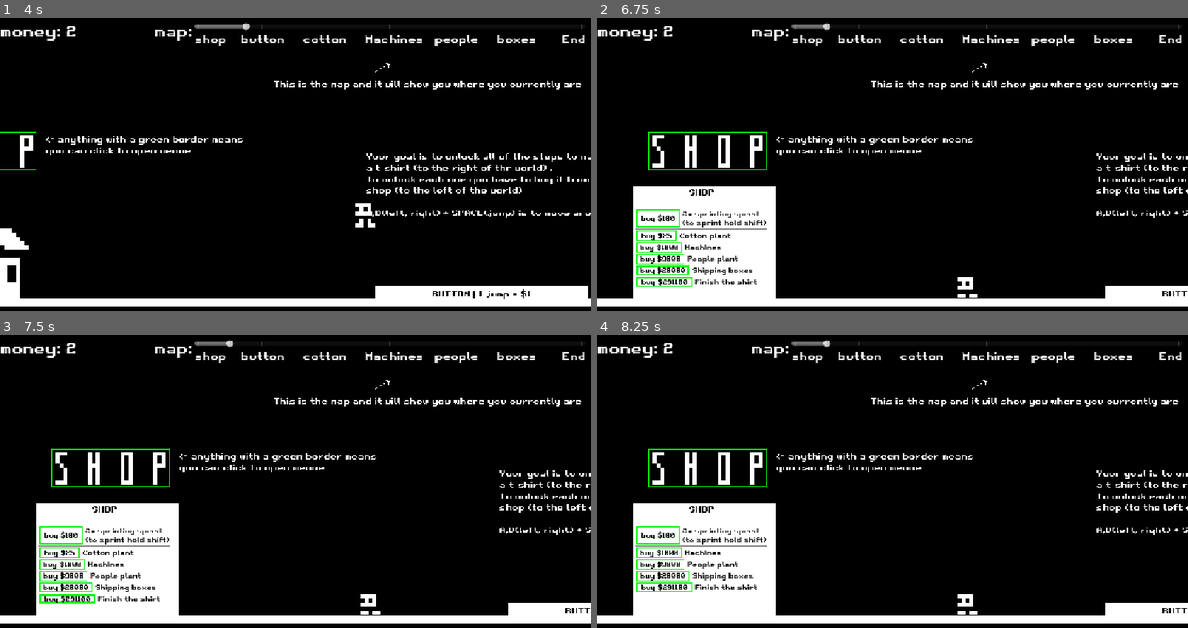
Above: before the commit, frames 1-4 (two rows, left to right).
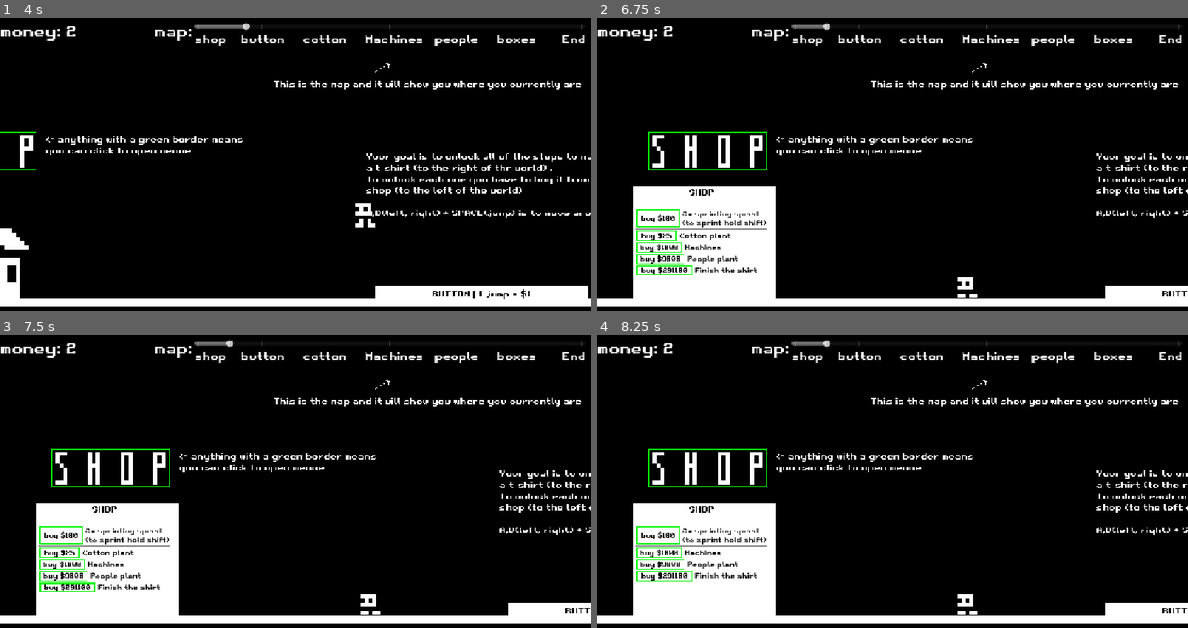
Above: after the commit, the same moments.

Repository: simonM-b/world-history-midterm
Game: Godot game, scene res://scene + script/main.tscn
Same seed, same stepped clock (60 frames per second), same inputs: the game is played once before the commit and once after it.
Inputs (mouse positions are in pixels of both pictures, inside the frame that each line leads up to):
- Up to frame 1 (4 s): tap Enter (ui_accept) every 0.75 s from 0.5 to 3.5 s; move the mouse to (265, 249) at 0.52 s; hold Right (right) 0.53-2.03 s; click (265, 249) at 0.67 s; tap Space (jump) at 0.77, 1.52, 3.02, 3.77 s; move the mouse to (472, 231) at 1.27 s; click (472, 231) at 1.42 s; move the mouse to (118, 132) at 2.02 s; hold A (left) from 2.03 s (still down); click (118, 132) at 2.17 s; move the mouse to (325, 182) at 2.77 s; click (325, 182) at 2.92 s; move the mouse to (206, 100) at 3.52 s; click (206, 100) at 3.67 s
- Up to frame 2 (6.75 s): tap = (debugrestrat, bound only after the commit) at 4.15 s; release A (left) at 4.25 s; click (650, 149) at 4.25 s; click "buy $100" at 5 s; click "buy $9000" at 5.75 s; click "buy $20000" at 6.5 s
- Up to frame 3 (7.5 s): click "buy $291100" at 7.25 s
- Up to frame 4 (8.25 s): click "buy $25" at 8 s

Frame 1 is identical in both runs. In frame 2, 0.5% of the frame differs, in the area x 6-28%, y 84-92%; in frame 3, 0.5%; in frame 4, 0.5%.

Commit message:
started to work on the boxes minigame

Diff:
--- a/GLOBAL.gd
+++ b/GLOBAL.gd
@@ -13,6 +13,7 @@
 var cotton = false
 var machon = false
 var machBought = false
+var boxes = false
 
 # Called when the node enters the scene tree for the first time.
 func _ready() -> void:
--- a/project.godot
+++ b/project.godot
@@ -47,6 +47,11 @@
 , Object(InputEventKey,"resource_local_to_scene":false,"resource_name":"","device":-1,"window_id":0,"alt_pressed":false …(186 unchanged characters)…
 ]
 }
+debugrestrat={
+"deadzone": 0.2,
+"events": [Object(InputEventKey,"resource_local_to_scene":false,"resource_name":"","device":-1,"window_id":0,"alt_pressed":false,"shift_pressed":false,"ctrl_pressed":false,"meta_pressed":false,"pressed":false,"keycode":0,"physical_keycode":61,"key_label":0,"unicode":61,"location":0,"echo":false,"script":null)
+]
+}
 
 [rendering]
 
--- a/scene + script/block rigid.tscn
+++ b/scene + script/block rigid.tscn
@@ -9,6 +9,22 @@
 [sub_resource type="RectangleShape2D" id="RectangleShape2D_g5lyw"]
 size = Vector2(123, 34)
 
+[sub_resource type="StyleBoxFlat" id="StyleBoxFlat_5vp2w"]
+bg_color = Color(0.6, 0.6, 0.6, 0)
+border_width_left = 2
+border_width_top = 2
+border_width_right = 2
+border_width_bottom = 2
+border_color = Color(0.8, 0.8, 0.16078432, 1)
+
+[sub_resource type="StyleBoxFlat" id="StyleBoxFlat_g5lyw"]
+bg_color = Color(0.6, 0.6, 0.6, 0)
+border_width_left = 4
+border_width_top = 4
+border_width_right = 4
+border_width_bottom = 4
+border_color = Color(0.8, 0.8, 0.16078432, 1)
+
 [node name="RigidBody2D" type="RigidBody2D" groups=["pickable"]]
 collision_layer = 2
 collision_mask = 2
@@ -17,14 +33,37 @@
 
 [node name="ColorRect" type="ColorRect" parent="."]
 material = SubResource("ShaderMaterial_5vp2w")
-offset_left = 62.0
+anchors_preset = 8
+anchor_left = 0.5
+anchor_top = 0.5
+anchor_right = 0.5
+anchor_bottom = 0.5
+offset_left = 61.511303
 offset_top = -17.0
-offset_right = 95.995445
-offset_bottom = 106.32127
+offset_right = 95.50675
+offset_bottom = 106.01226
+grow_horizontal = 2
+grow_vertical = 2
 rotation = 1.5707964
+size_flags_horizontal = 4
+size_flags_vertical = 4
 mouse_filter = 2
 
 [node name="CollisionShape2D" type="CollisionShape2D" parent="."]
 shape = SubResource("RectangleShape2D_g5lyw")
+debug_color = Color(0, 0.6, 0.69803923, 0)
+
+[node name="Button" type="Button" parent="."]
+layout_direction = 2
+offset_left = -61.0
+offset_top = -17.0
+offset_right = 62.0
+offset_bottom = 17.0
+mouse_filter = 1
+theme_override_styles/normal = SubResource("StyleBoxFlat_5vp2w")
+theme_override_styles/pressed = SubResource("StyleBoxFlat_5vp2w")
+theme_override_styles/hover = SubResource("StyleBoxFlat_g5lyw")
+theme_override_styles/disabled = SubResource("StyleBoxFlat_5vp2w")
+theme_override_styles/focus = SubResource("StyleBoxFlat_5vp2w")
 
 [connection signal="input_event" from="." to="." method="_on_input_event"]
--- a/scene + script/block.tres
+++ b/scene + script/block.tres
@@ -1,6 +1,7 @@
 [gd_resource type="VisualShader" load_steps=4 format=3 uid="uid://dowa4y86bafy2"]
 
 [sub_resource type="Gradient" id="Gradient_26lgl"]
+interpolation_color_space = 2
 colors = PackedColorArray(1, 1, 1, 1, 0, 0, 0, 1)
 
 [sub_resource type="GradientTexture1D" id="GradientTexture1D_pw6s4"]
@@ -23,7 +24,7 @@
 
 
 // Output:0
-	COLOR.rgb = vec3(n_out2p0.xyz);
+	COLOR.a = n_out2p0.x;
 
 
 }
@@ -33,4 +34,4 @@
 nodes/vertex/0/position = Vector2(560, 180)
 nodes/vertex/2/node = SubResource("VisualShaderNodeTexture_26lgl")
 nodes/vertex/2/position = Vector2(140, 220)
-nodes/vertex/connections = PackedInt32Array(2, 0, 0, 2)
+nodes/vertex/connections = PackedInt32Array(2, 0, 0, 3)
--- a/scene + script/block_rigid.gd
+++ b/scene + script/block_rigid.gd
@@ -5,6 +5,19 @@
 var held = false
 
 var offset = 0
+
+var yMultipyer = 1
+var yML = [0.2,0.5,1,1.2,1.5,1.7,2,2.5]
+
+func _ready() -> void:
+	var ym = yML[yMultipyer]
+	$ColorRect.size.y *= ym
+	$ColorRect.position.x *= ym
+	$CollisionShape2D.scale.x *= ym
+	$Button.size.x *=ym
+	$Button.position.x *= ym
+
+
 
 func _on_input_event(viewport, event, shape_idx):
 	if event is InputEventMouseButton and event.button_index == MOUSE_BUTTON_LEFT:
--- a/scene + script/boxes_ui.gd
+++ b/scene + script/boxes_ui.gd
@@ -6,22 +6,38 @@
 var stopSpawningMax = 5
 
 var held_object = null
+var randSlect = []
+
 
 
 
 # Called when the node enters the scene tree for the first time.
 func _ready() -> void:
-	$Timer.start()
+	restart()
+	$ColorRect2.show()
 
 
 # Called every frame. 'delta' is the elapsed time since the previous frame.
 func _process(delta: float) -> void:
-	pass
+	if Input.is_action_just_pressed("debugrestrat"):
+		restart()
+	if GLOBAL.boxes:
+		$ColorRect2.hide()
+
+func randNoRepets(max,min):
+	while true:
+		var num = randi_range(min, max)
+		if num not in randSlect:
+			randSlect.append(num)
+			return num
 
 func spawn():
-	var rand = randi_range(0,2)
+	var rand = randNoRepets(0,7)
+	#print(randSlect)
+
 	var cloned_node = block.instantiate()
 	cloned_node.position = Vector2(112.0,70.0)
+	cloned_node.yMultipyer = rand
 	$blocks.add_child(cloned_node)
 
 
@@ -32,6 +48,7 @@
 		$Timer.start()
 	else:
 		connectSignal()
+		$"loading time".start()
 
 func connectSignal():
 	for node in get_tree().get_nodes_in_group("pickable"):
@@ -45,6 +62,21 @@
 func _unhandled_input(event):
 	if event is InputEventMouseButton and event.button_index == MOUSE_BUTTON_LEFT:
 		if held_object and !event.pressed:
-			print(Input.get_last_mouse_velocity())
-			held_object.drop(clamp(Input.get_last_mouse_velocity(),Vector2(-100,-100),Vector2(100,100)))
+			#print(Input.get_last_mouse_velocity())
+			held_object.drop(clamp(Input.get_last_mouse_velocity(),Vector2(-50,-50),Vector2(50,50)))
 			held_object = null
+
+func restart():
+	$loading.show()
+	$blocks.hide()
+	randSlect = []
+	stopSpawning = 0
+	stopSpawningMax = 5
+	$Timer.start()
+	for i in $blocks.get_children():
+		i.queue_free()
+
+
+func _on_loading_time_timeout() -> void:
+	$blocks.show()
+	$loading.hide()
--- a/scene + script/boxes_ui.tscn
+++ b/scene + script/boxes_ui.tscn
@@ -142,4 +142,43 @@
 wait_time = 0.1
 one_shot = true
 
+[node name="loading" type="ColorRect" parent="."]
+visible = false
+layout_mode = 0
+offset_top = 40.0
+offset_right = 709.0
+offset_bottom = 354.0
+
+[node name="Label" type="Label" parent="loading"]
+layout_mode = 0
+offset_left = 12.0
+offset_top = 32.0
+offset_right = 384.0
+offset_bottom = 114.0
+theme_override_colors/font_color = Color(0, 0, 0, 1)
+theme_override_font_sizes/font_size = 64
+text = "Loading..."
+
+[node name="loading time" type="Timer" parent="."]
+wait_time = 0.1
+one_shot = true
+
+[node name="ColorRect2" type="ColorRect" parent="."]
+visible = false
+layout_mode = 0
+offset_top = 46.0
+offset_right = 710.0
+offset_bottom = 457.0
+
+[node name="Label" type="Label" parent="ColorRect2"]
+layout_mode = 0
+offset_right = 40.0
+offset_bottom = 21.0
+theme_override_colors/font_color = Color(0, 0, 0, 1)
+theme_override_font_sizes/font_size = 32
+text = "to play mini game buy it
+from the shop. (the shop is to the
+far left of the world.) Cost = $1000"
+
 [connection signal="timeout" from="Timer" to="." method="_on_timer_timeout"]
+[connection signal="timeout" from="loading time" to="." method="_on_loading_time_timeout"]
--- /dev/null
+++ b/scene + script/cotton_ball_mohc.tscn
@@ -0,0 +1,22 @@
+[gd_scene load_steps=4 format=3 uid="uid://ctolj4bi6ti8s"]
+
+[ext_resource type="Texture2D" uid="uid://ue1m36gfaa2i" path="res://images/1BitPlatformerTileset.png" id="1_1o1rc"]
+[ext_resource type="Script" uid="uid://intb3hg817o1" path="res://scene + script/mcotton.gd" id="2_qfwf6"]
+
+[sub_resource type="CircleShape2D" id="CircleShape2D_1o1rc"]
+radius = 3.6013894
+
+[node name="cotton" type="Sprite2D"]
+position = Vector2(4.053116e-06, -7.748605e-06)
+scale = Vector2(10, 10)
+texture = ExtResource("1_1o1rc")
+region_enabled = true
+region_rect = Rect2(48, 40, 8, 8)
+script = ExtResource("2_qfwf6")
+
+[node name="Area2D" type="Area2D" parent="." groups=["cotton mach"]]
+
+[node name="CollisionShape2D" type="CollisionShape2D" parent="Area2D"]
+position = Vector2(-0.50000036, -0.49999902)
+scale = Vector2(0.99999976, 0.99999976)
+shape = SubResource("CircleShape2D_1o1rc")
--- a/scene + script/machines_ui.gd
+++ b/scene + script/machines_ui.gd
@@ -1,22 +1,25 @@
 extends Control
+
+var cotton = preload("res://scene + script/cotton_ball_mohc.tscn")
 
 var listOfPosX = [182.0,361.0,540.0]
 var poslist = 1
 
 var topY = 75.0
-
 var held_object = null
 
 @onready var cottonSPRITE = $cotton
 
 # Called when the node enters the scene tree for the first time.
 func _ready() -> void:
-	pass
+	$ColorRect2.show()
 
 
 # Called every frame. 'delta' is the elapsed time since the previous frame.
 func _process(delta: float) -> void:
 	$mc.position.x = listOfPosX[poslist]
+	if GLOBAL.machBought:
+		$ColorRect2.hide()
 
 
 func _on_left_pressed() -> void:
@@ -35,7 +38,7 @@
 
 func spawnInCotton():
 	var rand = randi_range(0,2)
-	var cloned_node = cottonSPRITE.duplicate(15)
+	var cloned_node = cotton.instantiate()
 	cloned_node.position = Vector2(listOfPosX[rand],topY)
 	add_child(cloned_node)
 
--- a/scene + script/machines_ui.tscn
+++ b/scene + script/machines_ui.tscn
@@ -1,8 +1,7 @@
-[gd_scene load_steps=6 format=3 uid="uid://cmqf2ypeu7cme"]
+[gd_scene load_steps=5 format=3 uid="uid://cmqf2ypeu7cme"]
 
 [ext_resource type="Texture2D" uid="uid://ue1m36gfaa2i" path="res://images/1BitPlatformerTileset.png" id="1_2kpsr"]
 [ext_resource type="Script" uid="uid://dy237xtao6eyc" path="res://scene + script/machines_ui.gd" id="1_npwmm"]
-[ext_resource type="Script" uid="uid://intb3hg817o1" path="res://scene + script/mcotton.gd" id="3_xupji"]
 
 [sub_resource type="StyleBoxFlat" id="StyleBoxFlat_2vhq6"]
 bg_color = Color(1, 1, 1, 0)
@@ -153,14 +152,6 @@
 region_enabled = true
 region_rect = Rect2(56, 40, 8, 8)
 
-[node name="cotton" type="Sprite2D" parent="."]
-position = Vector2(27.000015, 1207)
-scale = Vector2(10, 10)
-texture = ExtResource("1_2kpsr")
-region_enabled = true
-region_rect = Rect2(48, 40, 8, 8)
-script = ExtResource("3_xupji")
-
 [node name="Timer" type="Timer" parent="."]
 wait_time = 3.0
 autostart = true
--- a/scene + script/main.gd
+++ b/scene + script/main.gd
@@ -3,6 +3,7 @@
 var shopButton = 0
 var cottonButton = 0
 var machButton = 0
+var boButton = 0
 
 # Called when the node enters the scene tree for the first time.
 func _ready() -> void:
@@ -38,3 +39,11 @@
 	else:
 		$"machines/machines ui".hide()
 		GLOBAL.machon = false
+
+
+func _on_bo_button_3_pressed() -> void:
+	boButton += 1
+	if boButton % 2 == 1:
+		$"boxes/boxes ui".show()
+	else:
+		$"boxes/boxes ui".hide()
--- a/scene + script/main.tscn
+++ b/scene + script/main.tscn
@@ -9,6 +9,7 @@
 [ext_resource type="StyleBox" uid="uid://ddvgphykvvbgb" path="res://scene + script/stylebox.tres" id="7_73fyn"]
 [ext_resource type="PackedScene" uid="uid://burcj3s0a061r" path="res://scene + script/cotton_ui.tscn" id="8_770x0"]
 [ext_resource type="PackedScene" uid="uid://cmqf2ypeu7cme" path="res://scene + script/machines_ui.tscn" id="9_tcw5c"]
+[ext_resource type="PackedScene" uid="uid://ct57t6uq16rb0" path="res://scene + script/boxes_ui.tscn" id="10_lqlp2"]
 
 [sub_resource type="TileSetAtlasSource" id="TileSetAtlasSource_1pu4h"]
 texture = ExtResource("3_jnbvq")
@@ -371,6 +372,13 @@
 theme_override_styles/pressed = ExtResource("7_73fyn")
 theme_override_styles/hover = SubResource("StyleBoxFlat_73fyn")
 
+[node name="boxes ui" parent="boxes" instance=ExtResource("10_lqlp2")]
+visible = false
+offset_left = 10439.0
+offset_top = -447.0
+offset_right = 10439.0
+offset_bottom = -447.0
+
 [node name="end" type="Node2D" parent="."]
 
 [node name="Label" type="Label" parent="."]
@@ -389,4 +397,4 @@
 [connection signal="pressed" from="shop/Button" to="." method="_on_button_pressed"]
 [connection signal="pressed" from="cotton/CButton" to="." method="_on_c_button_pressed"]
 [connection signal="pressed" from="machines/MButton2" to="." method="_on_m_button_2_pressed"]
-[connection signal="pressed" from="boxes/BoButton3" to="." method="_on_m_button_2_pressed"]
+[connection signal="pressed" from="boxes/BoButton3" to="." method="_on_bo_button_3_pressed"]
--- a/scene + script/mcotton.gd
+++ b/scene + script/mcotton.gd
@@ -9,7 +9,7 @@
 
 
 # Called every frame. 'delta' is the elapsed time since the previous frame.
-func _process(delta: float) -> void:
+func _process(dFelta: float) -> void:
 	if position.y != 1207.0:
 		position.y += speed
 		if position.y >= killHeight:
--- a/scene + script/shop_ui.gd
+++ b/scene + script/shop_ui.gd
@@ -19,3 +19,8 @@
 func _on_m_button_pressed() -> void:
 	GLOBAL.machBought = true
 	$ColorRect/MarginContainer/VBoxContainer/Machines.hide()
+
+
+func _on_b_b_button_pressed() -> void:
+	GLOBAL.boxes = true
+	$ColorRect/MarginContainer/VBoxContainer/boxes.hide()
--- a/scene + script/shop_ui.tscn
+++ b/scene + script/shop_ui.tscn
@@ -195,7 +195,7 @@
 layout_mode = 2
 theme_override_constants/separation = 10
 
-[node name="Button" type="Button" parent="ColorRect/MarginContainer/VBoxContainer/boxes"]
+[node name="bBButton" type="Button" parent="ColorRect/MarginContainer/VBoxContainer/boxes"]
 custom_minimum_size = Vector2(210, 0)
 layout_mode = 2
 focus_mode = 0
@@ -259,3 +259,4 @@
 
 [connection signal="pressed" from="ColorRect/MarginContainer/VBoxContainer/cotton plant/CButton" to="." method="_on_c_button_pressed"]
 [connection signal="pressed" from="ColorRect/MarginContainer/VBoxContainer/Machines/mButton" to="." method="_on_m_button_pressed"]
+[connection signal="pressed" from="ColorRect/MarginContainer/VBoxContainer/boxes/bBButton" to="." method="_on_b_b_button_pressed"]
Not shown: 1 places in scene + script/block rigid.tscn that only renumber resources
Not shown: 1 places in scene + script/main.tscn that only renumber resources
